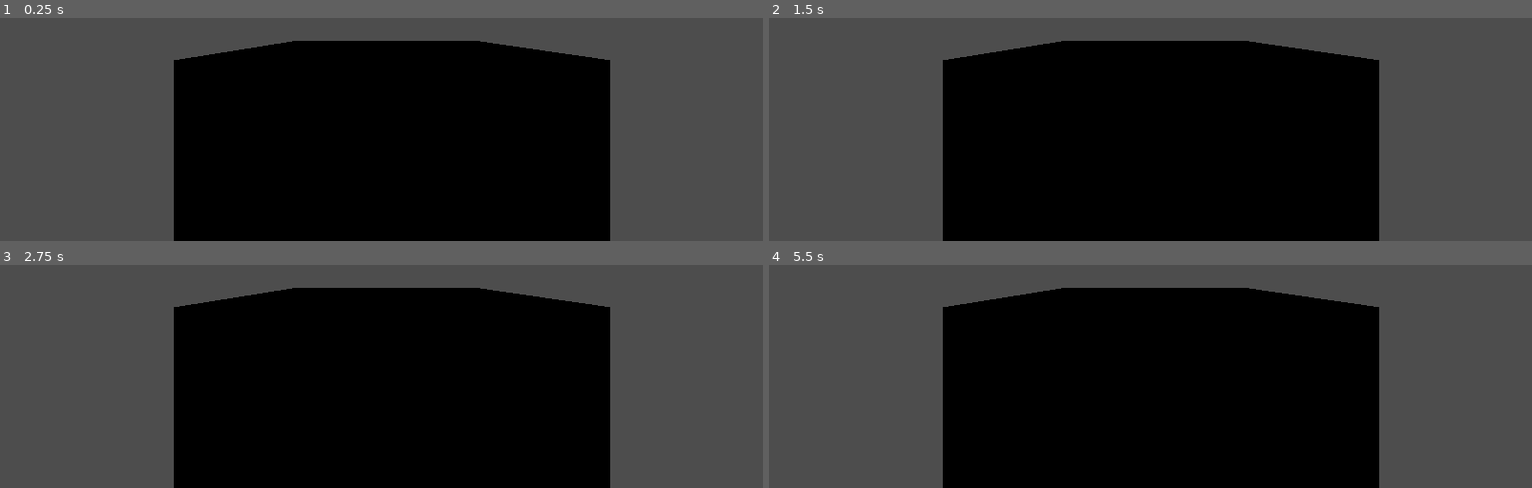
Above: before the commit, frames 1-4 (two rows, left to right).
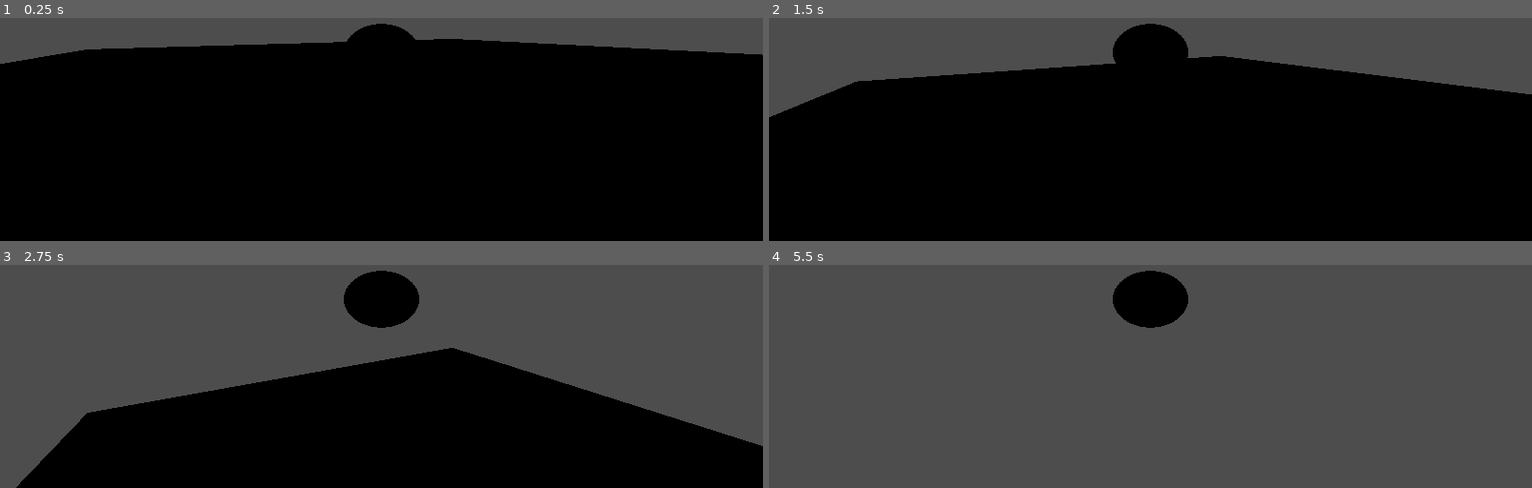
Above: after the commit, the same moments.

Repository: johnf008/Another_3d_Game
Game: Godot game, scene res://game.tscn
Same seed, same stepped clock (60 frames per second), same inputs: the game is played once before the commit and once after it.
Inputs:
- Up to frame 1 (0.25 s): no input
- Up to frame 2 (1.5 s): tap Enter at 0.5 s; tap Space (fly, bound only after the commit) at 0.6, 1.25, 1.35 s
- Up to frame 3 (2.75 s): tap Enter at 2 s; tap Space (fly, bound only after the commit) at 2.1 s
- Up to frame 4 (5.5 s): tap Space (fly, bound only after the commit) at 2.75, 2.85, 3.6, 4.25, 4.35, 5.1 s; tap Enter at 3.5 s

The runs differ from the first frame. In frame 1, 38% of the frame differs, in the area x 0-100%, y 2-100%; in frame 2, 34%; in frame 3, 31%; in frame 4, 49%, in the area x 22-80%, y 2-100%.

Commit message:
Basic flying code added

Diff:
--- a/game.tscn
+++ b/game.tscn
@@ -9,4 +9,4 @@
 size = Vector3(19, 16, 20)
 
 [node name="CharacterBody3D" parent="." instance=ExtResource("1_80nbo")]
-transform = Transform3D(-4.37114e-08, 0, 1, 0, 1, 0, -1, 0, -4.37114e-08, 21, 0, 0)
+transform = Transform3D(0.866025, 0, -0.5, 0, 1, 0, 0.5, 0, 0.866025, -1, 0, 0)
--- /dev/null
+++ b/player/player.gd
@@ -0,0 +1,11 @@
+extends CharacterBody3D
+
+func _physics_process(delta: float) -> void:
+	const FLY_FALL_FACTOR = 5
+
+	velocity.y -= 20.0 * delta
+	if Input.is_action_just_pressed("fly"):
+		velocity.y = 10.0
+
+
+	move_and_slide()
--- a/player/player.tscn
+++ b/player/player.tscn
@@ -1,18 +1,26 @@
-[gd_scene load_steps=3 format=3 uid="uid://cortf3dn5rur8"]
+[gd_scene load_steps=4 format=3 uid="uid://cortf3dn5rur8"]
+
+[ext_resource type="Script" uid="uid://bmmri32hslu4q" path="res://player/player.gd" id="1_oul6g"]
+
+[sub_resource type="SphereMesh" id="SphereMesh_oul6g"]
+radius = 0.85
+height = 2.0
 
 [sub_resource type="CapsuleShape3D" id="CapsuleShape3D_kqu6x"]
-
-[sub_resource type="CapsuleMesh" id="CapsuleMesh_kqu6x"]
+radius = 0.75
+height = 1.5
 
 [node name="CharacterBody3D" type="CharacterBody3D"]
+script = ExtResource("1_oul6g")
+
+[node name="Camera3D" type="Camera3D" parent="."]
+transform = Transform3D(1, 0, 0, 0, 1, 0, 0, 0, 1, 0, 1.52038, 5.15344)
+
+[node name="MeshInstance3D" type="MeshInstance3D" parent="."]
+transform = Transform3D(-3.56082e-08, 0, -0.812311, 0, 0.515514, 0, 0.814621, 0, -3.55073e-08, 0, 1.06294, 0)
+mesh = SubResource("SphereMesh_oul6g")
+skeleton = NodePath("../CollisionShape3D")
 
 [node name="CollisionShape3D" type="CollisionShape3D" parent="."]
-transform = Transform3D(1, 0, 0, 0, 1, 0, 0, 0, 1, 0, 1, 0)
+transform = Transform3D(-4.37114e-08, 0, -1, 0, 1, 0, 1, 0, -4.37114e-08, 0, 1, 0)
 shape = SubResource("CapsuleShape3D_kqu6x")
-
-[node name="MeshInstance3D" type="MeshInstance3D" parent="CollisionShape3D"]
-visible = false
-mesh = SubResource("CapsuleMesh_kqu6x")
-
-[node name="Camera3D" type="Camera3D" parent="."]
-transform = Transform3D(1, 0, 0, 0, 1, 0, 0, 0, 1, 0, 1.52038, 2.80019)
--- a/project.godot
+++ b/project.godot
@@ -17,3 +17,11 @@
 [editor_plugins]
 
 enabled=PackedStringArray("res://addons/godot_super-wakatime/plugin.cfg")
+
+[input]
+
+fly={
+"deadzone": 0.2,
+"events": [Object(InputEventKey,"resource_local_to_scene":false,"resource_name":"","device":-1,"window_id":0,"alt_pressed":false,"shift_pressed":false,"ctrl_pressed":false,"meta_pressed":false,"pressed":false,"keycode":0,"physical_keycode":32,"key_label":0,"unicode":32,"location":0,"echo":false,"script":null)
+]
+}
Not shown, added: player/player.gd.uid
